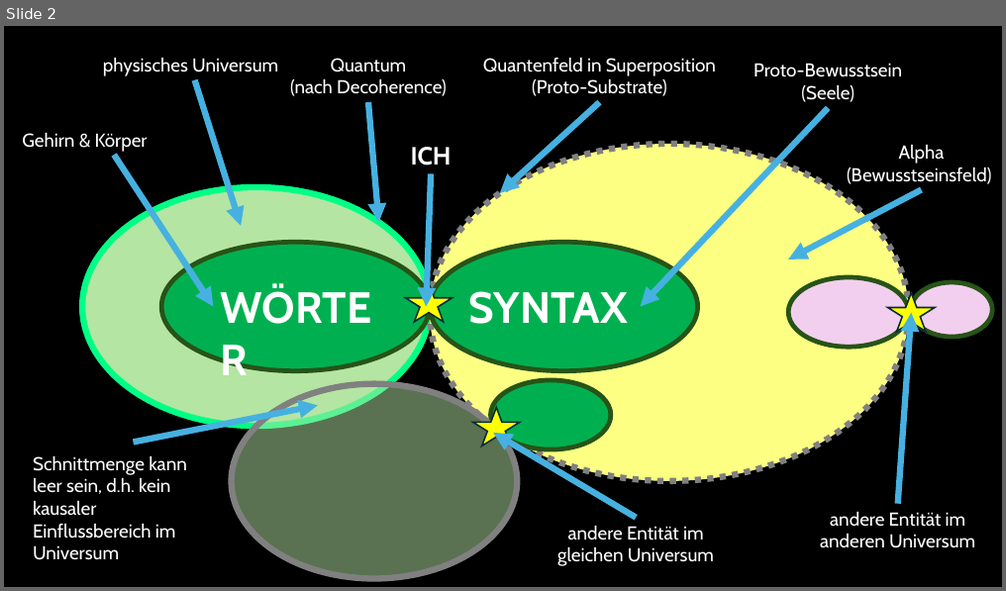
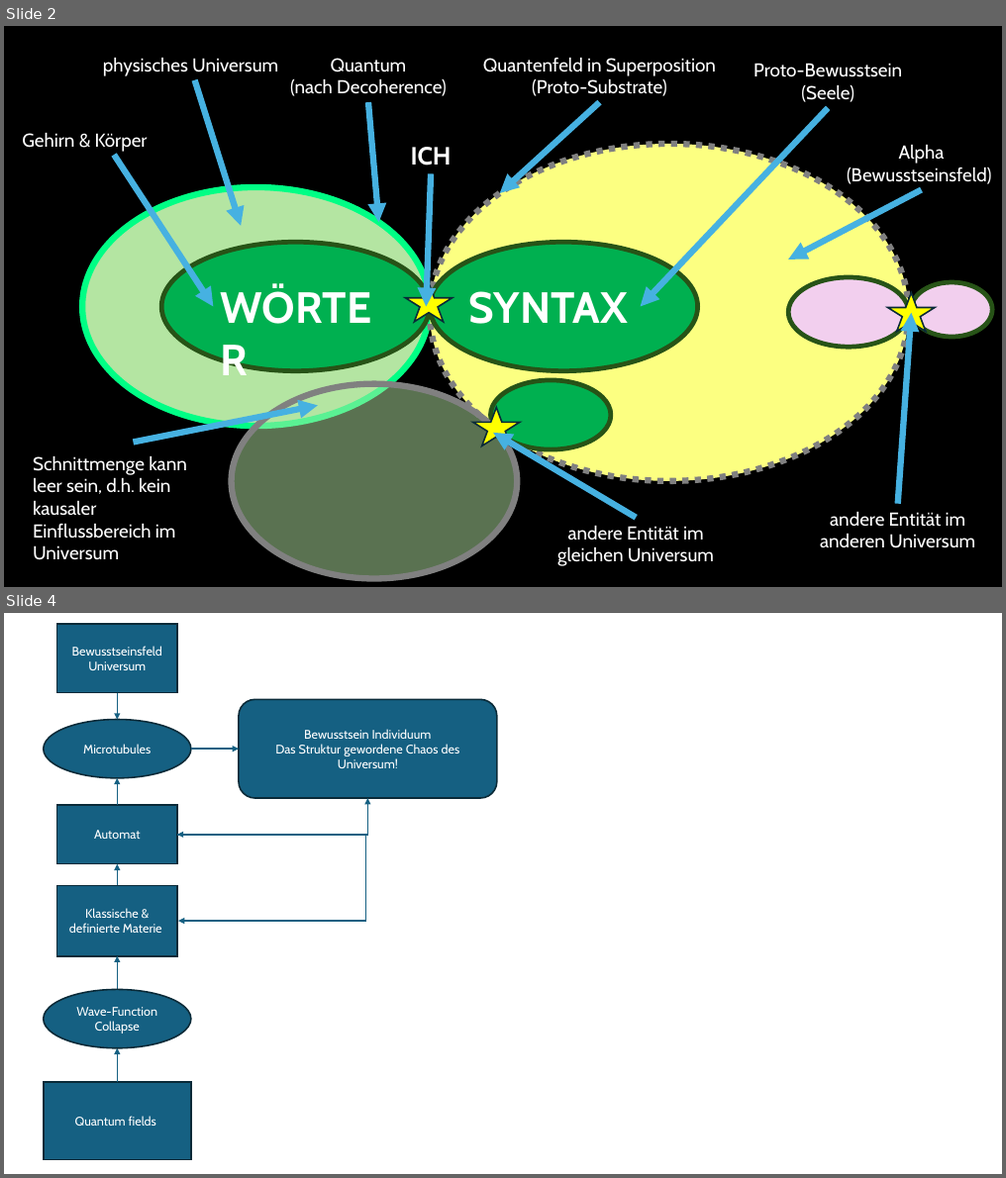
Before and after one commit to TripBuddy81/TripBuddy, a slide deck: media/ideas/Alpha and Omega.pptx. Shown one above the other, each under a label of ours: slide 2 before the commit, slides 2 and 4 after it; the slides between them are not shown. The pictures are 1006x591 and 1006x1178 pixels, drawn with LibreOffice and Linux fonts; fonts in the diff are those of the drawing. Boxes give left, top, right and bottom in pixels: in the first picture for what was removed or moved away, otherwise in the second. Text is boxed around its words. In the diff, an @@ line names an element or a change of style, - is before the commit and + after.

```diff
--- a/media/ideas/Alpha and Omega.pptx
+++ b/media/ideas/Alpha and Omega.pptx
@@ slide 4 added at [4,613,1002,1174], background #FFFFFF @@
@@ rectangle added at [57,624,177,693], fill #156082, outline #092A39 1.5 pt, 12 pt, text #FFFFFF @@
+Bewusstseinsfeld Universum
@@ arrow added from (117, 693) to (117, 719), #156082 1.5 pt @@
@@ rounded rectangle added at [239,700,497,799], fill #156082, outline #092A39 1.5 pt, 12 pt, text #FFFFFF @@
+Bewusstsein Individuum
+Das Struktur gewordene Chaos des Universum!
@@ ellipse added at [44,719,191,777], fill #156082, outline #092A39 1.5 pt, 12 pt, text #FFFFFF @@
+Microtubules
@@ arrow added from (191, 749) to (239, 749), #156082 1.5 pt @@
@@ arrow added from (117, 805) to (117, 778), #156082 1.5 pt @@
@@ rectangle added at [57,805,177,863], fill #156082, outline #092A39 1.5 pt, 12 pt, text #FFFFFF @@
+Automat
@@ elbow double arrow added from (368, 798) to (177, 835), #156082 1.5 pt @@
@@ elbow arrow added from (177, 835) to (178, 921), #156082 1.5 pt @@
@@ arrow added from (117, 885) to (117, 864), #156082 1.5 pt @@
@@ rectangle added at [57,885,177,956], fill #156082, outline #092A39 1.5 pt, 12 pt, text #FFFFFF @@
+Klassische & definierte Materie
@@ arrow added from (117, 989) to (117, 957), #156082 1.5 pt @@
@@ ellipse added at [44,989,191,1048], fill #156082, outline #092A39 1.5 pt, 12 pt, text #FFFFFF @@
+Wave-Function Collapse
@@ arrow added from (117, 1082) to (117, 1049), #156082 1.5 pt @@
@@ rectangle added at [44,1082,191,1160], fill #156082, outline #092A39 1.5 pt, 12 pt, text #FFFFFF @@
+Quantum fields
```
Also in this commit, not shown: 3 other files.
